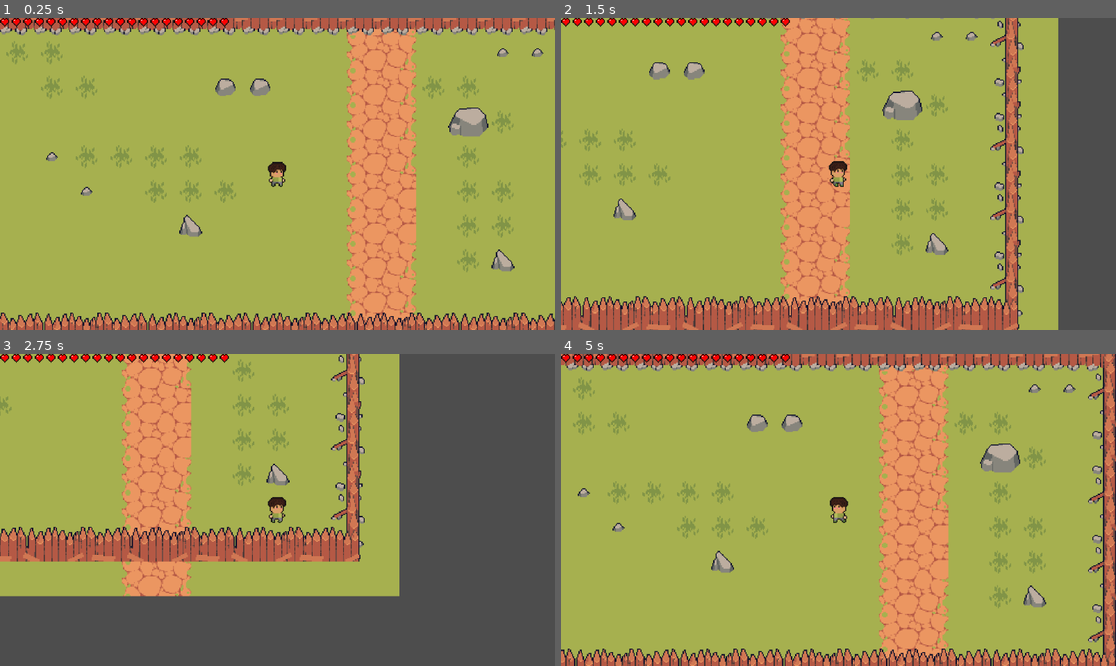
Above: before the commit, frames 1-4 (two rows, left to right).
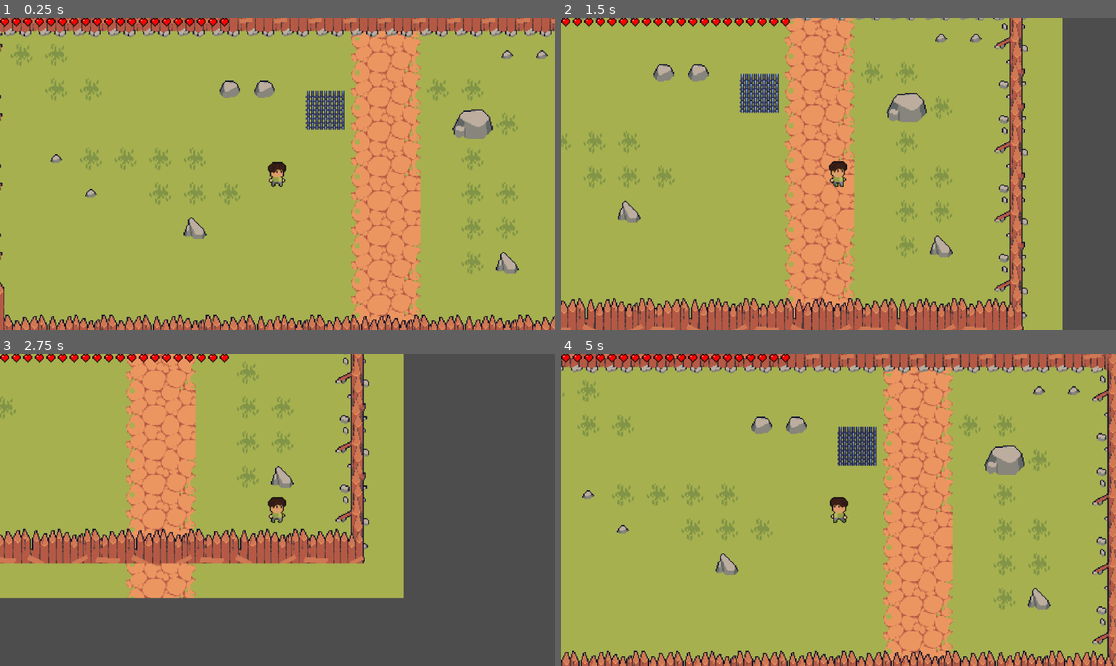
Above: after the commit, the same moments.

Repository: ZekaDevv/Florentino-y-el-Diablo
Game: Godot game, scene res://scenes/Nivel1/Nivel1.tscn
Two runs of this game, one before a commit and one after it. Both use one fixed random seed, a clock stepped at 60 frames per second and the inputs below. The project has no main scene, so this scene is started directly.
Inputs:
- Up to frame 1 (0.25 s): no input
- Up to frame 2 (1.5 s): tap Enter at 0.5 s; hold D (right_movement) 0.53-1.28 s; hold S (down_movement) from 1.28 s (still down)
- Up to frame 3 (2.75 s): release S (down_movement) at 2.03 s; hold D (right_movement) from 2.03 s (still down)
- Up to frame 4 (5 s): release D (right_movement) at 2.78 s; hold W (up_movement) 2.78-3.53 s; hold A (left_movement) from 3.53 s (still down)

The runs differ from the first frame. In frame 1, 15% of the frame differs, in the area x 0-100%, y 0-100%; in frame 2, 17%; in frame 3, 11%; in frame 4, 17%.

Commit message:
Fixed: Nombre de variables y ajuste de código

Diff:
--- a/components/healt/health_component.tscn
+++ b/components/health/health_component.tscn
@@ -1,6 +1,6 @@
 [gd_scene load_steps=2 format=3 uid="uid://cf26lt1a2neto"]
 
-[ext_resource type="Script" uid="uid://c828s6uwm5etr" path="res://components/healt/health_component.gd" id="1_f857m"]
+[ext_resource type="Script" uid="uid://c828s6uwm5etr" path="res://components/health/health_component.gd" id="1_f857m"]
 
 [node name="HealthComponent" type="Node"]
 script = ExtResource("1_f857m")
--- a/entities/bullet/BulletBase.tscn
+++ b/entities/bullets/BulletBase.tscn
@@ -1,8 +1,8 @@
 [gd_scene load_steps=5 format=3 uid="uid://bifle5qxdda0c"]
 
-[ext_resource type="Script" uid="uid://blqjmn1awtayw" path="res://entities/bullet/BulletBase.gd" id="1_1ausg"]
+[ext_resource type="Script" uid="uid://blqjmn1awtayw" path="res://entities/bullets/BulletBase.gd" id="1_1ausg"]
 [ext_resource type="Texture2D" uid="uid://d3itoi8sor0r7" path="res://assets/bullets/shot_1.png" id="2_1ausg"]
-[ext_resource type="Script" uid="uid://b7ew7k5b4k7n" path="res://entities/bullet/hitbox.gd" id="3_uqfbf"]
+[ext_resource type="Script" uid="uid://b7ew7k5b4k7n" path="res://entities/bullets/hitbox.gd" id="3_uqfbf"]
 
 [sub_resource type="RectangleShape2D" id="RectangleShape2D_2kyv7"]
 size = Vector2(12, 12)
--- a/entities/bullet/bullet_types/bullet_mid.tscn
+++ b/entities/bullets/bullet_types/bullet_mid.tscn
@@ -1,6 +1,6 @@
 [gd_scene load_steps=2 format=3 uid="uid://cmdnahma5wmbw"]
 
-[ext_resource type="PackedScene" uid="uid://bifle5qxdda0c" path="res://entities/bullet/BulletBase.tscn" id="1_l662f"]
+[ext_resource type="PackedScene" uid="uid://bifle5qxdda0c" path="res://entities/bullets/BulletBase.tscn" id="1_l662f"]
 
 [node name="BulletShort" instance=ExtResource("1_l662f")]
 damage = 0.5
--- a/entities/bullet/bullet_types/bullet_short.tscn
+++ b/entities/bullets/bullet_types/bullet_short.tscn
@@ -1,6 +1,6 @@
 [gd_scene load_steps=2 format=3 uid="uid://bcjprw43abw1n"]
 
-[ext_resource type="PackedScene" uid="uid://bifle5qxdda0c" path="res://entities/bullet/BulletBase.tscn" id="1_te2j6"]
+[ext_resource type="PackedScene" uid="uid://bifle5qxdda0c" path="res://entities/bullets/BulletBase.tscn" id="1_te2j6"]
 
 [node name="BulletStrong" instance=ExtResource("1_te2j6")]
 damage = 3.0
--- a/entities/bullet/bullet_types/bullet_strong_durn.tscn
+++ b/entities/bullets/bullet_types/bullet_strong_durn.tscn
@@ -1,6 +1,6 @@
 [gd_scene load_steps=2 format=3 uid="uid://w7lbnotx4acw"]
 
-[ext_resource type="PackedScene" uid="uid://bifle5qxdda0c" path="res://entities/bullet/BulletBase.tscn" id="1_jrq5f"]
+[ext_resource type="PackedScene" uid="uid://bifle5qxdda0c" path="res://entities/bullets/BulletBase.tscn" id="1_jrq5f"]
 
 [node name="BulletStrongDurn" instance=ExtResource("1_jrq5f")]
 damage = 1.5
--- a/entities/bullet/bullet_types/bullet_weak.tscn
+++ b/entities/bullets/bullet_types/bullet_weak.tscn
@@ -1,6 +1,6 @@
 [gd_scene load_steps=2 format=3 uid="uid://mq5ix0asbmrb"]
 
-[ext_resource type="PackedScene" uid="uid://bifle5qxdda0c" path="res://entities/bullet/BulletBase.tscn" id="1_hpx0a"]
+[ext_resource type="PackedScene" uid="uid://bifle5qxdda0c" path="res://entities/bullets/BulletBase.tscn" id="1_hpx0a"]
 
 [node name="BulletWeak" instance=ExtResource("1_hpx0a")]
 damage = 0.2
--- a/entities/bullet/hitbox.gd
+++ b/entities/bullets/hitbox.gd
@@ -1,4 +1,4 @@
-extends CollisionShape2D
+extends Area2D
 
 class_name Hitbox
 
--- a/entities/player/hurtbox.gd
+++ b/entities/player/hurtbox.gd
@@ -3,6 +3,6 @@
 
 @onready var health_component = get_parent().get_node("HealthComponent")
 
-func be_damage(quantity: int) -> void:
+func take_damage(quantity: int) -> void:
 	if health_component:
 		health_component.take_damage(quantity)
--- a/entities/player/player.gd
+++ b/entities/player/player.gd
@@ -13,7 +13,7 @@
 var _current_weapon: Weapon
 
 func _ready():
-	health_component.health_depleted.connect(death_player)
+	health_component.health_depleted.connect(_on_death)
 
 func _physics_process(delta: float) -> void:
 	if weapon_holder.get_child_count() > 0:
@@ -62,7 +62,7 @@
 		sprite_animation.play("idle")
 
 
-func death_player() -> void:
+func _on_death() -> void:
 	set_physics_process(false)
 	sprite_animation.play("idle")
 
--- a/entities/player/player.tscn
+++ b/entities/player/player.tscn
@@ -7,13 +7,13 @@
 [ext_resource type="PackedScene" uid="uid://cm4iqlnpjscd6" path="res://entities/weapons/weapon_types/harp.tscn" id="3_j3ovn"]
 [ext_resource type="PackedScene" uid="uid://d3osccu7e4pcm" path="res://entities/weapons/weapon_types/guitar.tscn" id="3_qiwj3"]
 [ext_resource type="PackedScene" uid="uid://bfykcfykr583g" path="res://entities/weapons/weapon_types/cuatro.tscn" id="3_wvtmh"]
-[ext_resource type="PackedScene" uid="uid://mq5ix0asbmrb" path="res://entities/bullet/bullet_types/bullet_weak.tscn" id="4_afbqv"]
+[ext_resource type="PackedScene" uid="uid://mq5ix0asbmrb" path="res://entities/bullets/bullet_types/bullet_weak.tscn" id="4_afbqv"]
 [ext_resource type="PackedScene" uid="uid://cgxujxt0vo28a" path="res://entities/weapons/weapon_types/drum.tscn" id="4_fkugw"]
-[ext_resource type="PackedScene" uid="uid://cf26lt1a2neto" path="res://components/healt/health_component.tscn" id="4_gd5fs"]
-[ext_resource type="Script" uid="uid://blqjmn1awtayw" path="res://entities/bullet/BulletBase.gd" id="5_bectd"]
+[ext_resource type="PackedScene" uid="uid://cf26lt1a2neto" path="res://components/health/health_component.tscn" id="4_gd5fs"]
+[ext_resource type="Script" uid="uid://blqjmn1awtayw" path="res://entities/bullets/BulletBase.gd" id="5_bectd"]
 [ext_resource type="Script" uid="uid://c43bltohinw76" path="res://entities/player/hurtbox.gd" id="5_yqwn8"]
 [ext_resource type="Texture2D" uid="uid://d3itoi8sor0r7" path="res://assets/bullets/shot_1.png" id="6_wvtmh"]
-[ext_resource type="Script" uid="uid://b7ew7k5b4k7n" path="res://entities/bullet/hitbox.gd" id="7_7thud"]
+[ext_resource type="Script" uid="uid://b7ew7k5b4k7n" path="res://entities/bullets/hitbox.gd" id="7_7thud"]
 
 [sub_resource type="RectangleShape2D" id="RectangleShape2D_41hvs"]
 size = Vector2(17, 24)
--- a/entities/weapons/weapon.gd
+++ b/entities/weapons/weapon.gd
@@ -10,11 +10,11 @@
 @export_range(0.0, 1.0) var inertia_factor: float = 0.5
 
 @export_group("pattern_configuration")
-@export var bullet_count: float = 1.0
+@export var bullet_count: int = 1
 @export var burst_delay: float = 0.1
 @export var spawn_margin: float = 15.0
 @export var arc_spread: float = 40.0
-@export var double_spawn_margin = 10.0
+@export_range(0.0, 360.0) var fan_angle: float = 160.0
 
 var can_shoot = true
 
@@ -63,7 +63,7 @@
 				_spawn_bullet_offset(dir, source_velocity, _final_offset)
 
 		ShootPattern.FAN:
-			var _total_radians = deg_to_rad(160)
+			var _total_radians = deg_to_rad(fan_angle)
 			var _start_angle = -_total_radians / 2.0
 
 			var step = 0
@@ -77,7 +77,7 @@
 				_spawn_bullet(_fan_dir, source_velocity)
 
 		ShootPattern.RADIAL:
-			var _angle_step: float = (360 / bullet_count)
+			var _angle_step: float = (360.0 / bullet_count)
 
 			for i in range(bullet_count):
 				var _degrees = _angle_step * i
--- a/entities/weapons/weapon.tscn
+++ b/entities/weapons/weapon.tscn
@@ -1,9 +1,9 @@
 [gd_scene load_steps=7 format=3 uid="uid://cqkui8b761lwd"]
 
 [ext_resource type="Script" uid="uid://b15ft1ligkt1r" path="res://entities/weapons/weapon.gd" id="1_mky6i"]
-[ext_resource type="Script" uid="uid://blqjmn1awtayw" path="res://entities/bullet/BulletBase.gd" id="2_l8a67"]
+[ext_resource type="Script" uid="uid://blqjmn1awtayw" path="res://entities/bullets/BulletBase.gd" id="2_l8a67"]
 [ext_resource type="Texture2D" uid="uid://d3itoi8sor0r7" path="res://assets/bullets/shot_1.png" id="3_2n5qc"]
-[ext_resource type="Script" uid="uid://b7ew7k5b4k7n" path="res://entities/bullet/hitbox.gd" id="4_8ul80"]
+[ext_resource type="Script" uid="uid://b7ew7k5b4k7n" path="res://entities/bullets/hitbox.gd" id="4_8ul80"]
 
 [sub_resource type="RectangleShape2D" id="RectangleShape2D_2kyv7"]
 size = Vector2(12, 12)
--- a/entities/weapons/weapon_types/cuatro.tscn
+++ b/entities/weapons/weapon_types/cuatro.tscn
@@ -1,7 +1,7 @@
 [gd_scene load_steps=3 format=3 uid="uid://bfykcfykr583g"]
 
 [ext_resource type="PackedScene" uid="uid://cqkui8b761lwd" path="res://entities/weapons/weapon.tscn" id="1_4eh4c"]
-[ext_resource type="PackedScene" uid="uid://bcjprw43abw1n" path="res://entities/bullet/bullet_types/bullet_short.tscn" id="2_i7g6a"]
+[ext_resource type="PackedScene" uid="uid://bcjprw43abw1n" path="res://entities/bullets/bullet_types/bullet_short.tscn" id="2_i7g6a"]
 
 [node name="Cuatro" instance=ExtResource("1_4eh4c")]
 shoot_pattern = 1
--- a/entities/weapons/weapon_types/drum.tscn
+++ b/entities/weapons/weapon_types/drum.tscn
@@ -1,7 +1,7 @@
 [gd_scene load_steps=3 format=3 uid="uid://cgxujxt0vo28a"]
 
 [ext_resource type="PackedScene" uid="uid://cqkui8b761lwd" path="res://entities/weapons/weapon.tscn" id="1_v04tm"]
-[ext_resource type="PackedScene" uid="uid://w7lbnotx4acw" path="res://entities/bullet/bullet_types/bullet_strong_durn.tscn" id="2_km8qn"]
+[ext_resource type="PackedScene" uid="uid://w7lbnotx4acw" path="res://entities/bullets/bullet_types/bullet_strong_durn.tscn" id="2_km8qn"]
 
 [node name="Drum" instance=ExtResource("1_v04tm")]
 shoot_pattern = 2
@@ -9,4 +9,4 @@
 cooldown = 0.5
 inertia_factor = 0.0
 bullet_count = 16.0
-spawn_margin = 10.0
+spawn_margin = 15.0
--- a/entities/weapons/weapon_types/guitar.tscn
+++ b/entities/weapons/weapon_types/guitar.tscn
@@ -1,7 +1,7 @@
 [gd_scene load_steps=3 format=3 uid="uid://d3osccu7e4pcm"]
 
 [ext_resource type="PackedScene" uid="uid://cqkui8b761lwd" path="res://entities/weapons/weapon.tscn" id="1_pcwfe"]
-[ext_resource type="PackedScene" uid="uid://cmdnahma5wmbw" path="res://entities/bullet/bullet_types/bullet_mid.tscn" id="2_6vuop"]
+[ext_resource type="PackedScene" uid="uid://cmdnahma5wmbw" path="res://entities/bullets/bullet_types/bullet_mid.tscn" id="2_6vuop"]
 
 [node name="Guitar" instance=ExtResource("1_pcwfe")]
 scene_bullet = ExtResource("2_6vuop")
--- a/entities/weapons/weapon_types/harp.tscn
+++ b/entities/weapons/weapon_types/harp.tscn
@@ -3,3 +3,4 @@
 [ext_resource type="PackedScene" uid="uid://cqkui8b761lwd" path="res://entities/weapons/weapon.tscn" id="1_2hcw8"]
 
 [node name="Harp" instance=ExtResource("1_2hcw8")]
+spawn_margin = 15.0
--- a/scenes/Escenas Jhonder/sala_1_josuess.tscn
+++ b/scenes/Escenas Jhonder/sala_1_josuess.tscn
@@ -4,7 +4,6 @@
 [ext_resource type="PackedScene" uid="uid://b3sky51l2wo47" path="res://entities/player/player.tscn" id="2_xbkjx"]
 
 [node name="sala 1 Josuess" type="Node2D"]
-position = Vector2(0, -54)
 
 [node name="Floor" type="TileMapLayer" parent="."]
 position = Vector2(0, 8)
--- a/scenes/Nivel1/Nivel1.tscn
+++ b/scenes/Nivel1/Nivel1.tscn
@@ -1,9 +1,10 @@
-[gd_scene load_steps=5 format=4 uid="uid://coke443b1bhtk"]
+[gd_scene load_steps=6 format=4 uid="uid://coke443b1bhtk"]
 
 [ext_resource type="TileSet" uid="uid://br65u3fvixncs" path="res://resources/tilesets/world.tres" id="1_d8ihg"]
 [ext_resource type="Script" uid="uid://2bjm3lvk32lw" path="res://scenes/Nivel1/nivel_1.gd" id="1_ocf45"]
 [ext_resource type="PackedScene" uid="uid://b6afcx1yc8jpf" path="res://GUI/gui.tscn" id="2_1488l"]
 [ext_resource type="PackedScene" uid="uid://b3sky51l2wo47" path="res://entities/player/player.tscn" id="2_pb1nm"]
+[ext_resource type="PackedScene" uid="uid://b4kqwj3d4yw2l" path="res://scenes/Prueba Daño/area_2d.tscn" id="4_1488l"]
 
 [node name="World" type="Node2D"]
 script = ExtResource("1_ocf45")
@@ -18,7 +19,11 @@
 tile_map_data = PackedByteArray("AAD4//z/AwAAAAAAAAD5//z/AwAAAAAAAAD5//3/AwAAAAAAAAD6//3/AwAAAAAAAAD6////AwAAAAAAAAD7// …(592 unchanged characters)…
 tile_set = ExtResource("1_d8ihg")
 
+[node name="Area2D" parent="." instance=ExtResource("4_1488l")]
+position = Vector2(40, -61)
+
 [node name="Player" parent="." instance=ExtResource("2_pb1nm")]
+position = Vector2(-4, -2)
 
 [node name="Wall" type="TileMapLayer" parent="."]
 tile_map_data = PackedByteArray("AAD4//r/AAABAAAAAAD4//v/AAABAAEAAAD5//r/AAABAAAAAAD5//v/AAABAAEAAAD6//r/AAABAAAAAAD6// …(1088 unchanged characters)…
--- /dev/null
+++ b/scenes/Prueba Daño/area_2d.gd
@@ -0,0 +1,6 @@
+extends Area2D
+
+var damage: int = 1
+
+func _on_area_entered(area: Area2D) -> void:
+	area.take_damage(damage)
--- a/area_2d.tscn
+++ b/scenes/Prueba Daño/area_2d.tscn
@@ -1,14 +1,7 @@
 [gd_scene load_steps=5 format=3 uid="uid://b4kqwj3d4yw2l"]
 
+[ext_resource type="Script" uid="uid://dyt3yjyqtrnyi" path="res://scenes/Prueba Daño/area_2d.gd" id="1_dl81w"]
 [ext_resource type="Texture2D" uid="uid://cdu8tib8tch4w" path="res://assets/Sprite de prueba/trap_animation.png" id="2_5rgpn"]
-
-[sub_resource type="GDScript" id="GDScript_gf172"]
-script/source = "extends Area2D
-
-
-func _on_area_entered(area: Area2D) -> void:
-	area.death_player()
-"
 
 [sub_resource type="RectangleShape2D" id="RectangleShape2D_c0nl8"]
 size = Vector2(36, 36)
@@ -18,7 +11,7 @@
 region = Rect2(54, 252, 36, 36)
 
 [node name="Area2D" type="Area2D"]
-script = SubResource("GDScript_gf172")
+script = ExtResource("1_dl81w")
 
 [node name="CollisionShape2D" type="CollisionShape2D" parent="."]
 light_mask = 3
Renamed: assets/bullets/notalirical.png -> assets/bullets/shot_2.png
Not shown, changed: assets/bullets/shot_2.png.import
Renamed: components/healt/health_component.gd -> components/health/health_component.gd
Renamed: components/healt/health_component.gd.uid -> components/health/health_component.gd.uid
Renamed: entities/bullet/BulletBase.gd -> entities/bullets/BulletBase.gd
Renamed: entities/bullet/BulletBase.gd.uid -> entities/bullets/BulletBase.gd.uid
Renamed: entities/bullet/hitbox.gd.uid -> entities/bullets/hitbox.gd.uid
Not shown, added: scenes/Prueba Daño/area_2d.gd.uid
